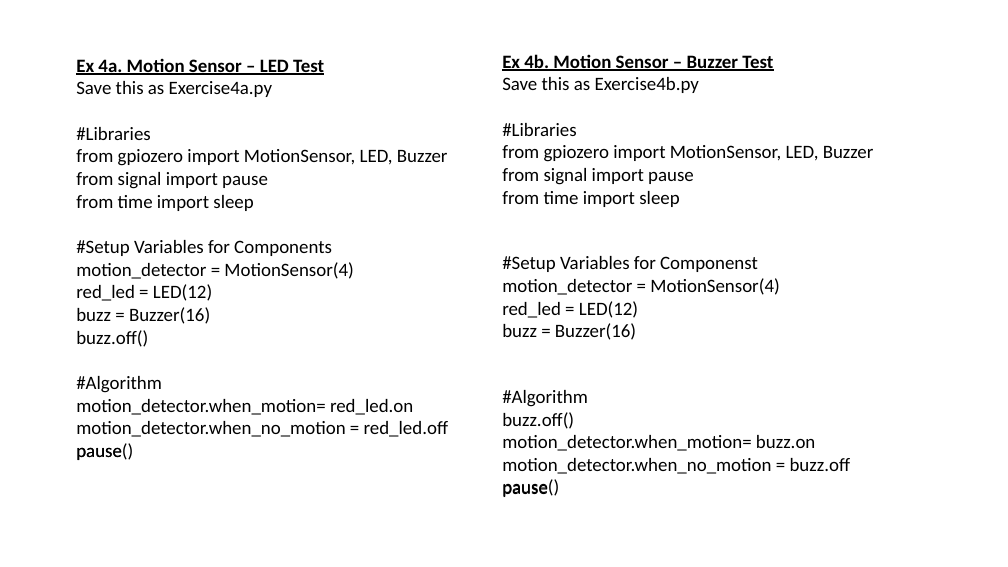
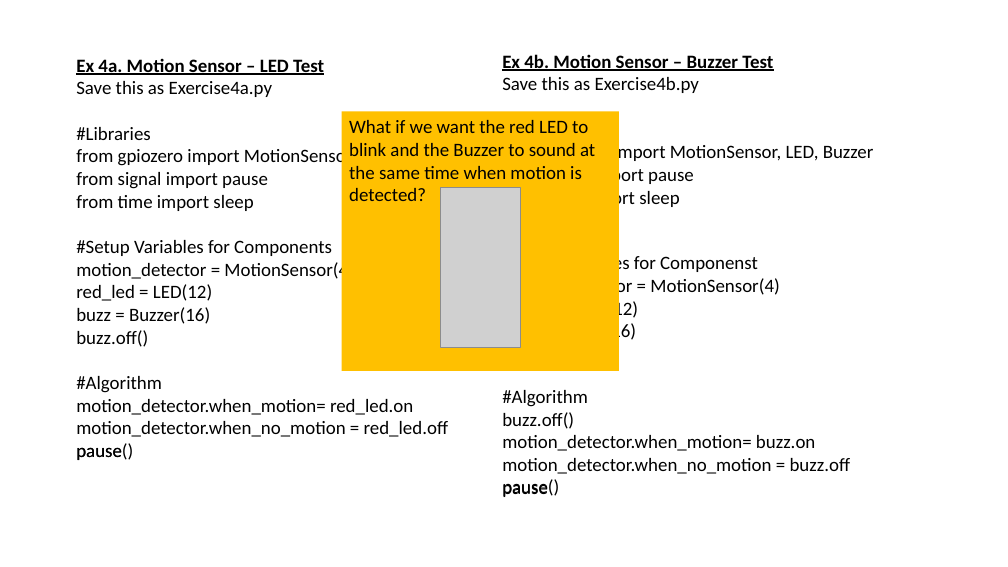
Before and after one commit to ssgoh/Intro_To_Raspberry_Pi, a slide deck: slide 7 of Week 4/004 - Lesson 4 (WEEK 4).pptx. Drawn at 1008x567 pixels with LibreOffice and Linux fonts; fonts in the diff are those of the drawing; grey boxes stand for pictures. Boxes give left, top, right and bottom in pixels: in the first picture for what was removed or moved away, otherwise in the second. Text is boxed around its words. In the diff, an @@ line names an element or a change of style, - is before the commit and + after.

```diff
--- a/Week 4/004 - Lesson 4 (WEEK 4).pptx
+++ b/Week 4/004 - Lesson 4 (WEEK 4).pptx
@@ rectangle added at [342,111,619,371], fill #FFC000, 18 pt, text #000000 @@
+What if we want the red LED to blink and the Buzzer to sound at the same time when motion is detected?
@@ picture added at [440,188,520,347] @@
```
Also in this commit, not shown: 1 other slide changed.
